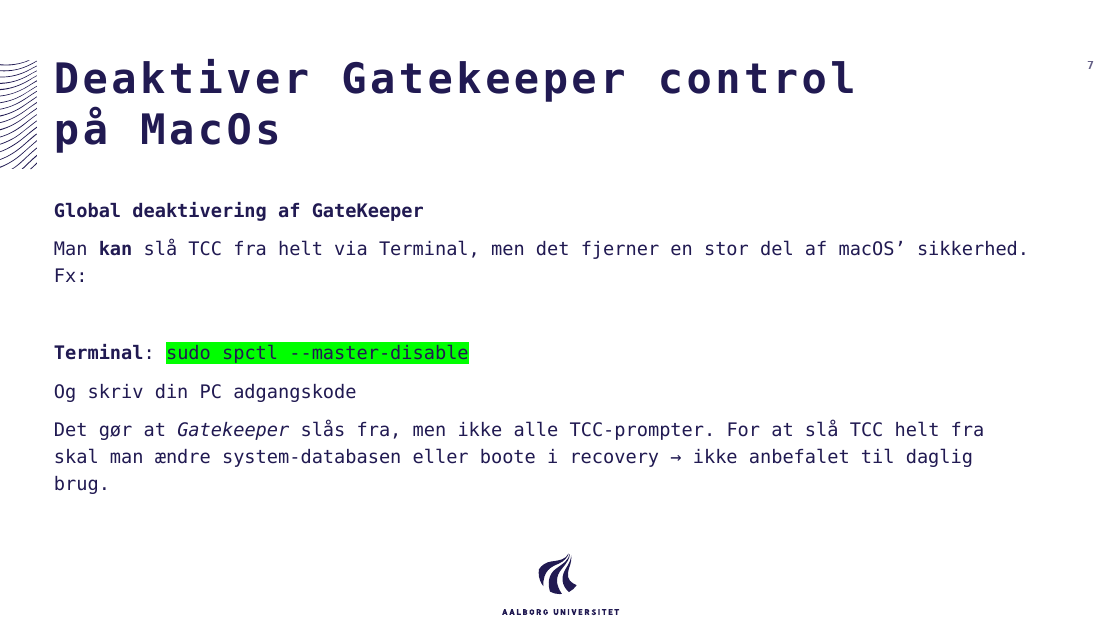
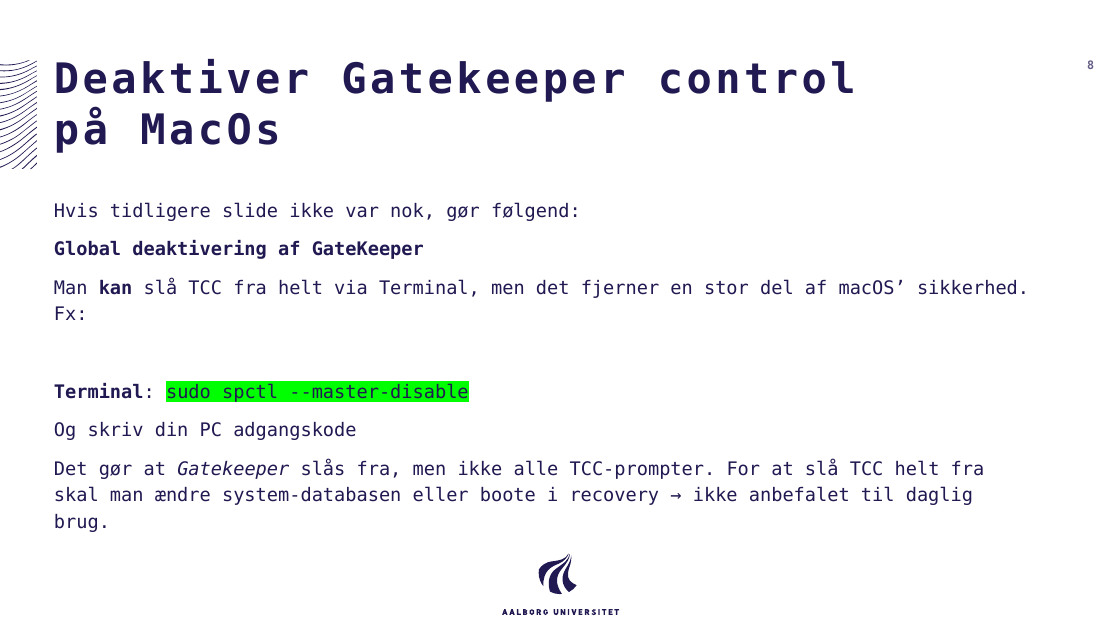
Before and after one commit to AAU-ST1-Programming/setup, a slide deck: slide 8 of Setup MacOS.pptx (slide 7 before the commit). Drawn at 1120x630 pixels with LibreOffice and Linux fonts; fonts in the diff are those of the drawing. Boxes give left, top, right and bottom in pixels: in the first picture for what was removed or moved away, otherwise in the second. Text is boxed around its words. In the diff, an @@ line names an element or a change of style, - is before the commit and + after.

```diff
--- a/Setup MacOS.pptx
+++ b/Setup MacOS.pptx
@@ page number at <box>1087,60,1094,69</box>: text changed @@
-7
+8
@@ text at <box>54,202,581,221</box>: paragraph added @@
+Hvis tidligere slide ikke var nok, gør følgend:
```
Also in this commit, not shown: 6 other slides changed, 1 slide added, 1 slide removed.
